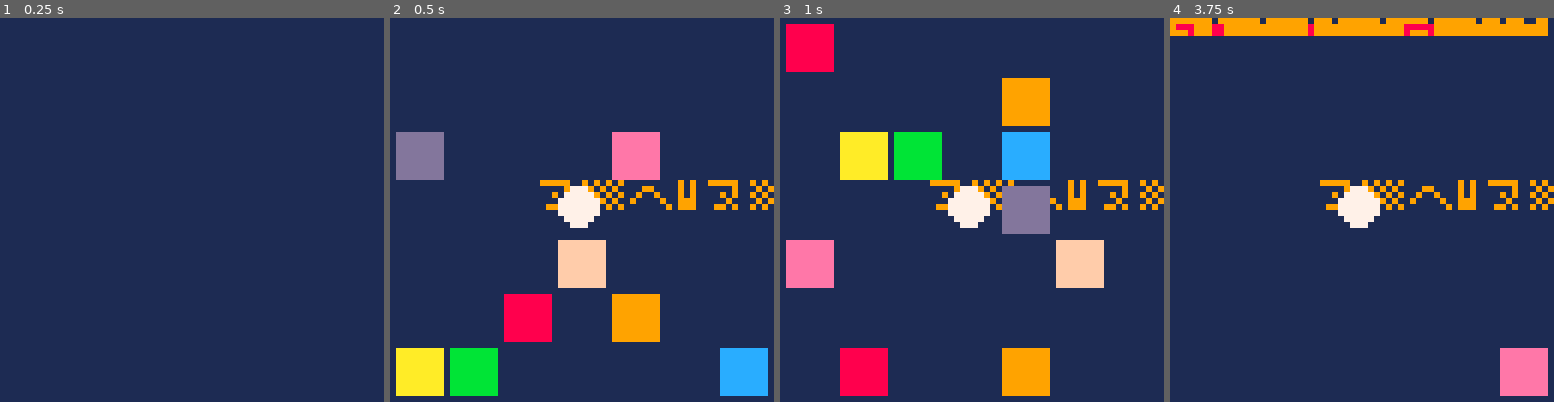
Above: before the commit, frames 1-4 (left to right).
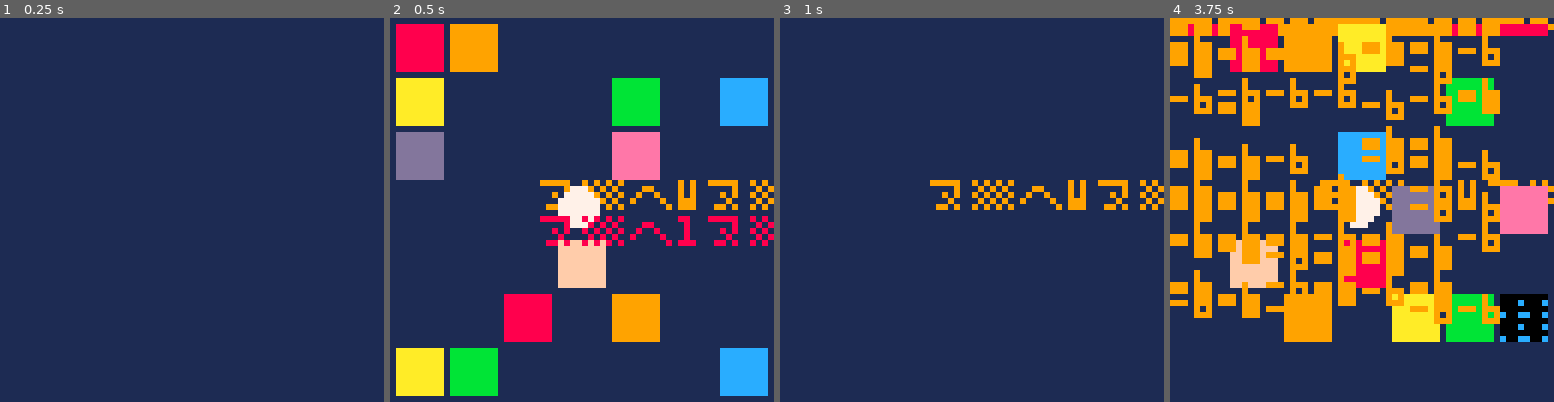
Above: after the commit, the same moments.

Repository: pancelor/bubble-cat
Game: PICO-8 cartridge min.p8
Same seed, same stepped clock (60 frames per second), same inputs: the game is played once before the commit and once after it.
Inputs:
- Up to frame 1 (0.25 s): no input
- Up to frame 2 (0.5 s): tap X (X key) at 0.33 s
- Up to frame 3 (1 s): tap O (Z key) at 0.7 s
- Up to frame 4 (3.75 s): tap X (X key) at 1.07, 1.85, 2.97 s; hold Right 1.6-2.1 s; tap O (Z key) every 0.4 s from 1.7 to 3.7 s; hold Up 2.15-2.42 s; hold Right 2.47-3.03 s; hold Left 3.08-3.58 s; hold Down from 3.63 s (still down)

Frame 1 is identical in both runs. In frame 2, 9.4% of the frame differs, in the area x 1-100%, y 1-60%; in frame 3, 17%; in frame 4, 39%, in the area x 0-100%, y 0-99%.

Commit message:
obvious stuff; 871

Diff:
--- a/min.lua
+++ b/min.lua
@@ -1,10 +1,7 @@
 poke(13-😐,3)
-sc,sz,br=0,0,0
-fl={}
+sc=0sz=0fl={}
 ::g::
-bln=0
-px=3
-py=3
+bln=0px=3py=3
 function fa(x,y,n)add(fl,{x=x,y=y,z=y-7,n=n})end
 for i=0,48 do
  x,y=i%7,i\7if(rnd()<.25and i~=24)poke(bln,x,y)bln+=2
@@ -21,37 +18,26 @@
 if(b>0)fcn=b*.5938&.75
 if(fcn and not fc)fc,fcn=fcn
 if fc then
- ox=px
- oy=py
- px+=cos(fc)
- py+=sin(fc)
- if(abs(px-3)>3 or abs(py-3)>3)px,py,fc=ox,oy
+ ox=px oy=py
+ px+=cos(fc)py+=sin(fc)if(abs(px-3)>3 or abs(py-3)>3)px,py,fc=ox,oy
 end
 circfill(px*9+4,py*9+4,3,7)
 
 for i=bln-2,0,-2 do
  y=@(i+1)x=@i
  if(rnd()<.01)fillp(rnd()<<16)
- rectfillwh(1+x*9,1+y*9,8,8,i/2|8)
- fillp()
+ rectfillwh(1+x*9,1+y*9,8,8,i/2|8)fillp()
  if x==px and y==py then
   px,py,fc=ox,oy
-  bln-=2poke2(i,%bln)
-  fa(x*8,y*8,"+1")
-  ?"⁷i6v1d1"
+  bln-=2poke2(i,%bln)fa(x*8,y*8,"+1")?"⁷i6v1d1"
  end
  if(b<0)fa(x*8,y*8,"-6")
 end
 for f in all(fl)do
- print(f.n,f.x,f.y,ord(f.n)^♥)
+ ?f.n,f.x,f.y,ord(f.n)^♥
  f.y+=f.z-f.y>>3
  if(f.y-f.z<1)del(fl,f)sz+=f.n
 end
-
-if bln==0 then
- fa(24,24,"+10")
- ?"⁷ceg4⁶4"
- b=-1
-end
+if(bln==0)b=-1fa(24,24,"+10")?"⁷ceg4⁶4"
 if(b==-1)goto g
 if(t()<64)goto _
Not shown, added: notes.txt
